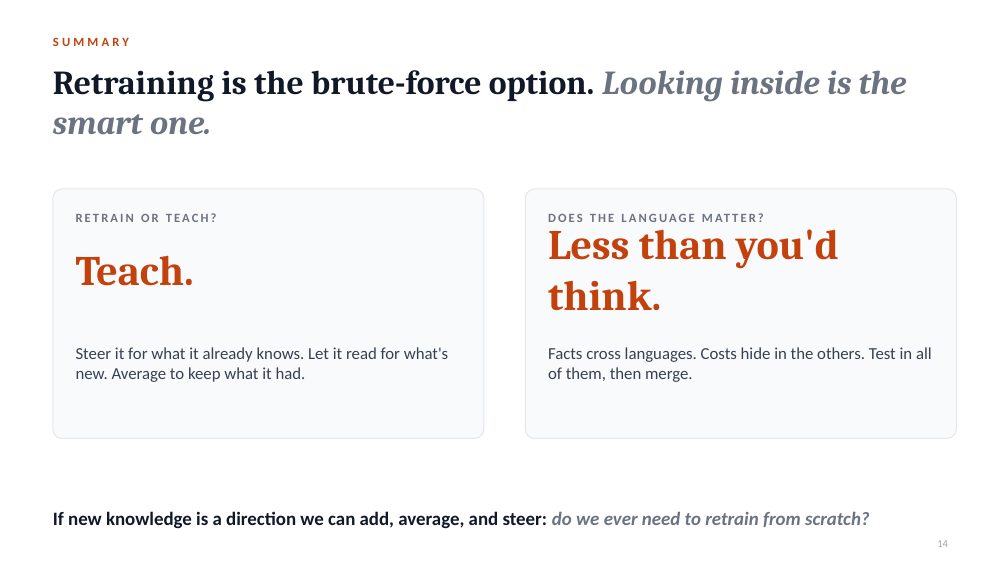
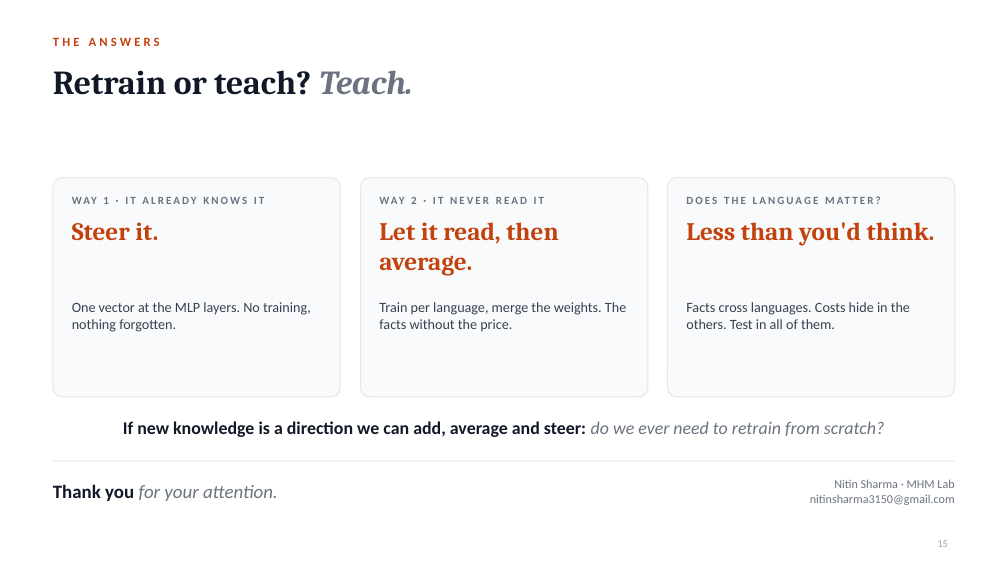
Before and after one commit to notagit3650/Claude_expo_repo_36501, a slide deck: slide 15 of slides/Retrain_or_teach.pptx (slide 14 before the commit). Drawn at 1008x567 pixels with LibreOffice and Linux fonts; fonts in the diff are those of the drawing. Boxes give left, top, right and bottom in pixels: in the first picture for what was removed or moved away, otherwise in the second. Text is boxed around its words. In the diff, an @@ line names an element or a change of style, - is before the commit and + after.

```diff
--- a/slides/Retrain_or_teach.pptx
+++ b/slides/Retrain_or_teach.pptx
@@ text at box(53, 37, 160, 46): text changed @@
-SUMMARY
+THE ANSWERS
@@ title at box(53, 70, 413, 95): text changed @@
-Retraining is the brute-force option. Looking inside is the smart one.
+Retrain or teach? Teach.
@@ rounded rectangle: place and size @@
-rounded rectangle at box(53, 189, 484, 439)
+rounded rectangle at box(53, 178, 340, 397)
@@ rounded rectangle at box(53, 178, 340, 397): proportions changed @@
@@ rounded rectangle added at box(361, 178, 648, 397), fill #F9FAFB, outline #E5E7EB 1 pt @@
@@ rounded rectangle at box(668, 178, 955, 397): proportions changed @@
@@ rounded rectangle: place and size @@
-rounded rectangle at box(526, 189, 957, 439)
+rounded rectangle at box(668, 178, 955, 397)
@@ text added at box(72, 197, 109, 204), 10.5 pt, text #6B7280, bold @@
+WAY 1 · IT ALREADY KNOWS IT
@@ text added at box(379, 197, 417, 204), 10.5 pt, text #6B7280, bold @@
+WAY 2 · IT NEVER READ IT
@@ text "DOES THE LANGUAGE MATTER?": place and size @@
-text "DOES THE LANGUAGE MATTER?" at box(548, 204, 934, 231)
+text "DOES THE LANGUAGE MATTER?" at box(687, 189, 936, 212)
@@ text "DOES THE LANGUAGE MATTER?" at box(687, 189, 936, 212): size 12 to 10.5 pt @@
@@ text added at box(72, 222, 158, 240), 24 pt, text #C2410C, bold @@
+Steer it.
@@ text removed at box(76, 213, 217, 222) @@
-RETRAIN OR TEACH?
@@ text added at box(379, 222, 558, 276), 24 pt, text #C2410C, bold @@
+Let it read, then average.
@@ text "Less than you'd think.": place and size @@
-text "Less than you'd think." at box(548, 221, 839, 310)
+text "Less than you'd think." at box(686, 222, 935, 246)
@@ text "Less than you'd think." at box(686, 222, 935, 246): size 40 to 24 pt; vertical alignment middle to top @@
@@ text removed at box(76, 255, 194, 286) @@
-Teach.
@@ text "Facts cross languages. Costs hide ..." at box(686, 302, 910, 329): vertical alignment middle to top @@
@@ text added at box(72, 302, 311, 332), 13.5 pt, text #374151 @@
+One vector at the MLP layers. No training, nothing forgotten.
@@ text added at box(379, 302, 626, 332), 13.5 pt, text #374151 @@
+Train per language, merge the weights. The facts without the price.
@@ text at box(686, 302, 910, 329): text changed; size 16 to 13.5 pt @@
-Facts cross languages. Costs hide in the others. Test in all of them, then merge.
+Facts cross languages. Costs hide in the others. Test in all of them.
@@ text removed at box(76, 347, 449, 382) @@
-Steer it for what it already knows. Let it read for what's new. Average to keep what it had.
@@ text at box(123, 421, 884, 437): text changed; size 18 to 17 pt @@
-If new knowledge is a direction we can add, average, and steer: do we ever need to retrain from scratch?
+If new knowledge is a direction we can add, average and steer: do we ever need to retrain from scratch?
@@ line added from (53, 461) to (955, 461), #E5E7EB 1 pt @@
@@ text added at box(810, 479, 955, 505), 11.5 pt, text #6B7280 @@
+Nitin Sharma · MHM Lab
+nitinsharma3150@gmail.com
@@ text added at box(53, 484, 278, 501), 18 pt, text #6B7280, italic @@
+Thank you for your attention.
@@ page number at box(937, 540, 948, 547): text changed @@
-14
+15
```
Also in this commit, not shown: 12 other slides changed, 2 slides added, 1 slide removed, 2 other files.
